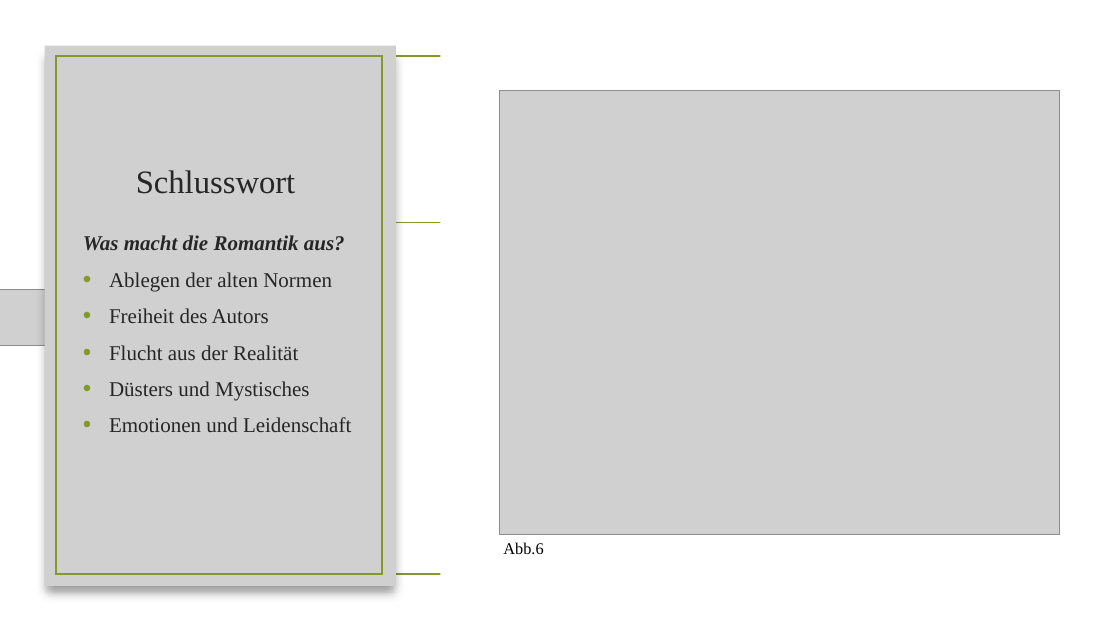
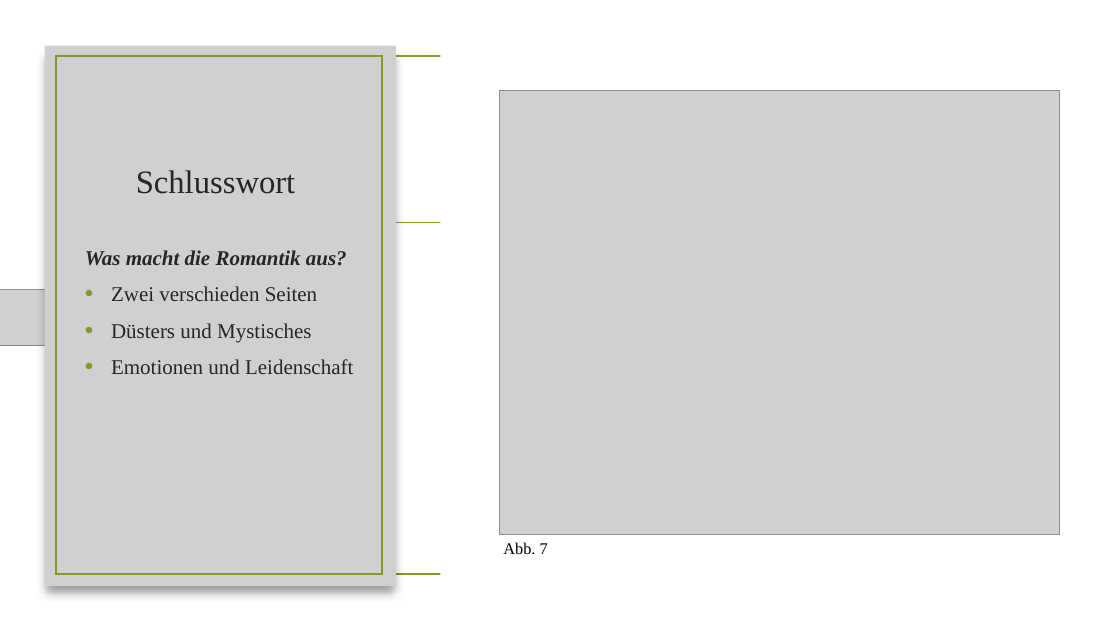
Before and after one commit to AkazeX/Schule, a slide deck: slide 11 of BM/Deutsch/Romantik/Romantik.pptx (slide 10 before the commit). Drawn at 1120x630 pixels with LibreOffice and Linux fonts; fonts in the diff are those of the drawing; grey boxes stand for pictures; background and template pictures are left out. Boxes give left, top, right and bottom in pixels: in the first picture for what was removed or moved away, otherwise in the second. Text is boxed around its words. In the diff, an @@ line names an element or a change of style, - is before the commit and + after.

Commit message:
romantik udpate

```diff
--- a/BM/Deutsch/Romantik/Romantik.pptx
+++ b/BM/Deutsch/Romantik/Romantik.pptx
@@ text "Was macht die Romantik aus?" moved from (x1=83, y1=235, x2=351, y2=432) to (x1=85, y1=250, x2=353, y2=374) @@
@@ text at (x1=111, y1=286, x2=317, y2=301): text changed @@
-• Ablegen der alten Normen
-• Freiheit des Autors
-• Flucht aus der Realität
+• Zwei verschieden Seiten
@@ text at (x1=503, y1=542, x2=548, y2=554): text changed @@
-Abb.6
+Abb. 7
```
Also in this commit, not shown: 9 other slides changed, 2 slides added, 3 other files.
